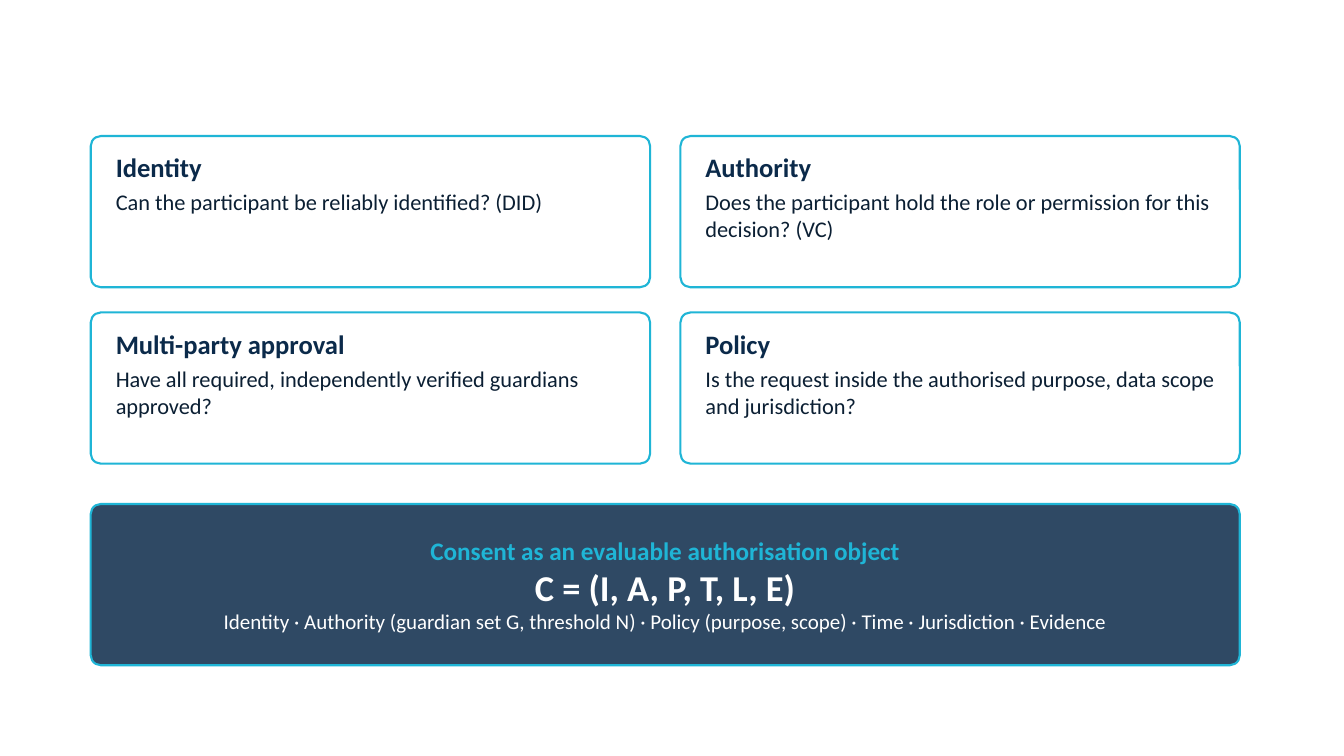
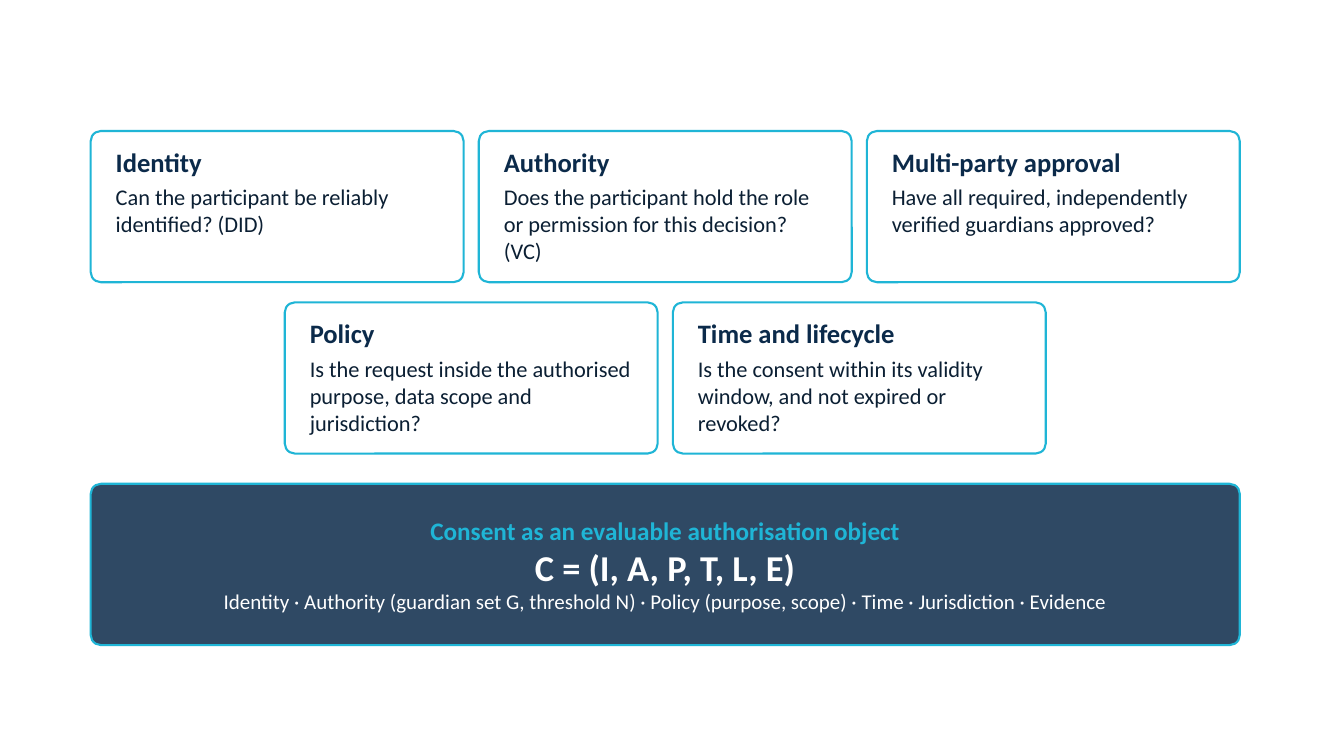
Before and after one commit to yasir12345678900/HealthRWA-Sepolia-Personal-try, a slide deck: slide 4 of docs/Yasir_CA2_Reassessment_Slides.pptx. Drawn at 1344x756 pixels with LibreOffice and Linux fonts; fonts in the diff are those of the drawing; background and template pictures are left out. Boxes give left, top, right and bottom in pixels: in the first picture for what was removed or moved away, otherwise in the second. Text is boxed around its words. In the diff, an @@ line names an element or a change of style, - is before the commit and + after.

```diff
--- a/docs/Yasir_CA2_Reassessment_Slides.pptx
+++ b/docs/Yasir_CA2_Reassessment_Slides.pptx
@@ rounded rectangle: place and size @@
-rounded rectangle at [91,136,650,287]
+rounded rectangle at [91,131,464,282]
@@ text "Identity" rewrapped from [116,158,542,214] to [116,153,388,235] @@
@@ rounded rectangle: place and size @@
-rounded rectangle at [681,136,1240,287]
+rounded rectangle at [479,131,852,282]
@@ text "Authority" rewrapped from [705,158,1209,240] to [504,153,809,262] @@
@@ rounded rectangle: place and size @@
-rounded rectangle at [91,313,650,464]
+rounded rectangle at [867,131,1240,282]
@@ text "Multi-party approval" rewrapped from [116,335,578,418] to [892,153,1187,236] @@
@@ rounded rectangle: place and size @@
-rounded rectangle at [681,313,1240,464]
+rounded rectangle at [285,302,658,454]
@@ text "Policy" rewrapped from [705,335,1214,418] to [310,324,631,435] @@
@@ rounded rectangle added at [673,302,1046,454], fill #FFFFFF at 92% opacity, outline #1FB5D6 1.5 pt @@
@@ text added at [698,324,983,431], 16 pt, text #0B1F33 @@
+Time and lifecycle
+Is the consent within its validity window, and not expired or revoked?
@@ rounded rectangle: place and size @@
-rounded rectangle at [91,504,1240,665]
+rounded rectangle at [91,484,1240,645]
@@ text "Consent as an evaluable authorisation ...": place and size @@
-text "Consent as an evaluable authorisation ..." at [224,542,1106,633]
+text "Consent as an evaluable authorisation ..." at [224,522,1106,613]
```
